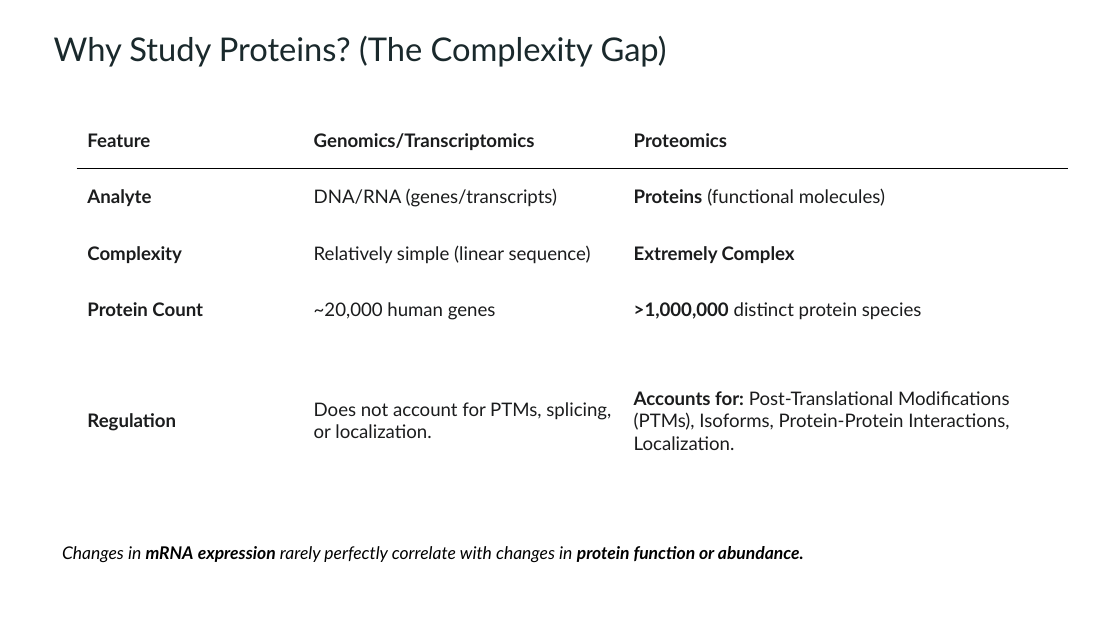
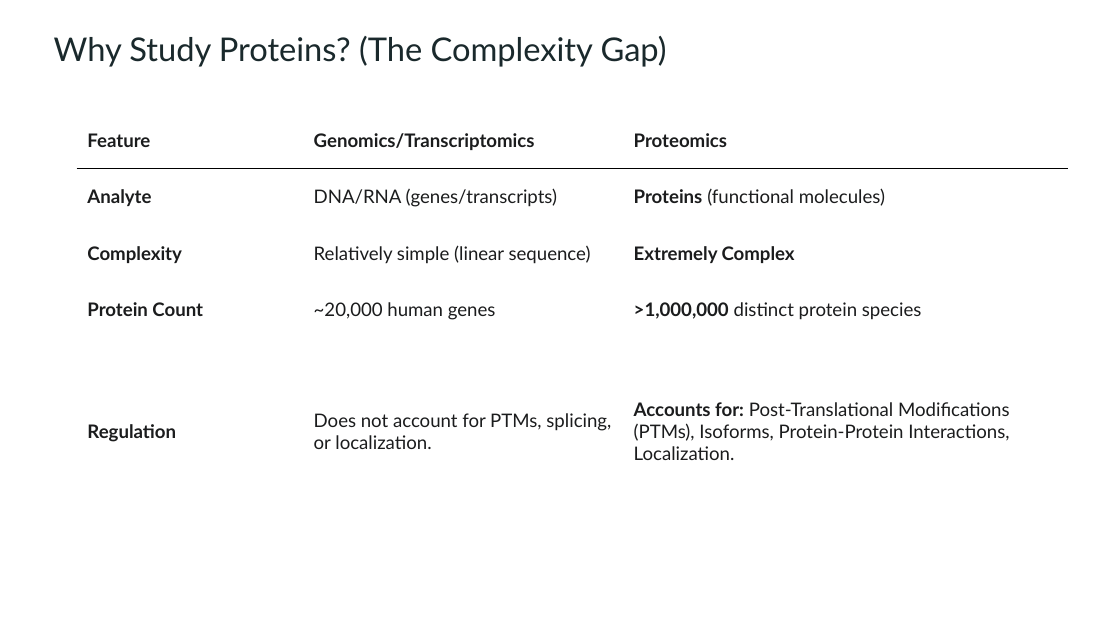
Before and after one commit to lodiag-holocron/r4proteomics, a slide deck: slide 4 of inst/r4proteomics_slides.pptx (slide 3 before the commit). Drawn at 1120x630 pixels with LibreOffice and Linux fonts; fonts in the diff are those of the drawing. Boxes give left, top, right and bottom in pixels: in the first picture for what was removed or moved away, otherwise in the second. Text is boxed around its words. In the diff, an @@ line names an element or a change of style, - is before the commit and + after.

Commit message:
update the ppt

```diff
--- a/inst/r4proteomics_slides.pptx
+++ b/inst/r4proteomics_slides.pptx
@@ table: place and size @@
-table at [77, 112, 1068, 503]
+table at [77, 112, 1068, 525]
@@ text removed at [62, 546, 804, 562] @@
-  Changes in mRNA expression rarely perfectly correlate with changes in protein function or abundance.
```
Also in this commit, not shown: 2 slides added.
